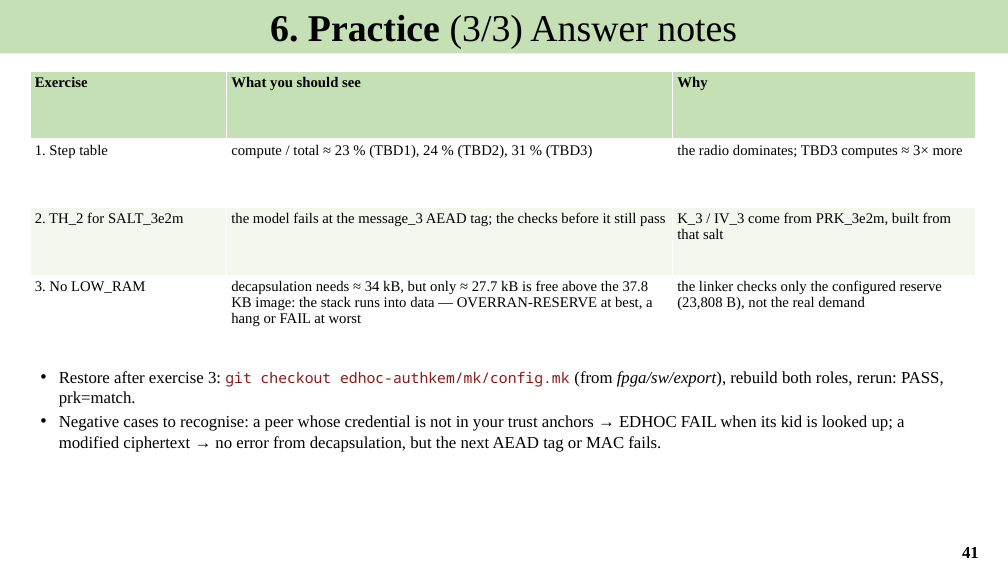
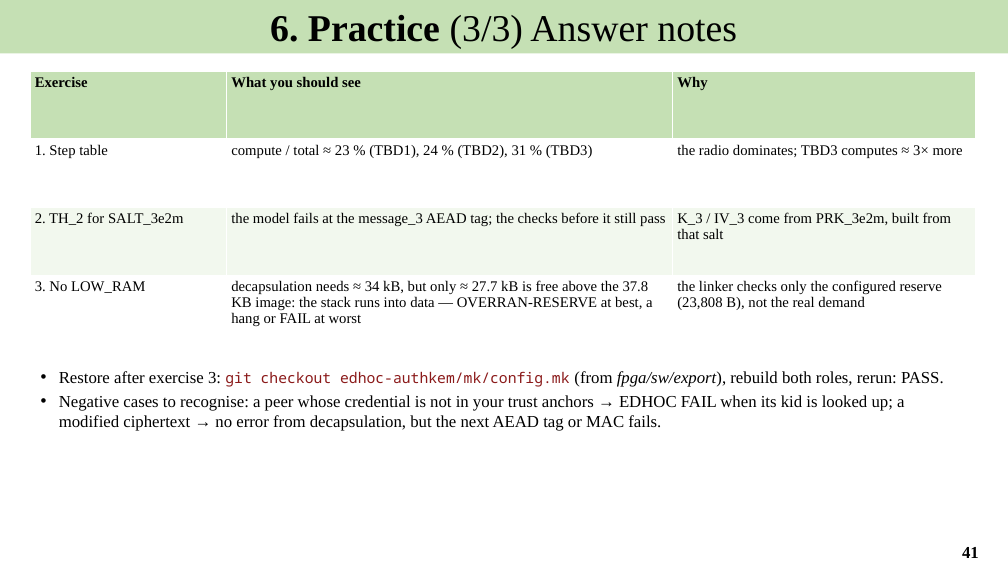
Before and after one commit to Khaiduy/chipyard-edhoc, a slide deck: slide 41 of fpga/sw/export/docs/slides/04_Post-quantum_EDHOC.pptx. Drawn at 1008x567 pixels with LibreOffice and Linux fonts; fonts in the diff are those of the drawing. Boxes give left, top, right and bottom in pixels: in the first picture for what was removed or moved away, otherwise in the second. Text is boxed around its words. In the diff, an @@ line names an element or a change of style, - is before the commit and + after.

Commit message:
fix: print AuthKEM PRK_out only in DEBUG builds; repo setup docs
- edhoc-authkem mains print PRK_out (and its xor) only with DEBUG=1,
  so the session secret no longer reaches the console in normal or
  production builds; run_pair.sh then reports prk=- (prk=match with
  DEBUG=1).
- Root README: EDHOC fork overview, hardware, setup routes A/B.
- Slides: private repository URL and tag edhoc-course-v1; prk=match
  described as a DEBUG=1 result.

```diff
--- a/fpga/sw/export/docs/slides/04_Post-quantum_EDHOC.pptx
+++ b/fpga/sw/export/docs/slides/04_Post-quantum_EDHOC.pptx
@@ text at (x1=59, y1=371, x2=944, y2=387): text changed @@
-• Restore after exercise 3: git checkout edhoc-authkem/mk/config.mk (from fpga/sw/export), rebuild both roles, rerun: PASS, prk=match.
+• Restore after exercise 3: git checkout edhoc-authkem/mk/config.mk (from fpga/sw/export), rebuild both roles, rerun: PASS.
```
Also in this commit, not shown: 2 other slides changed, 17 other files.
